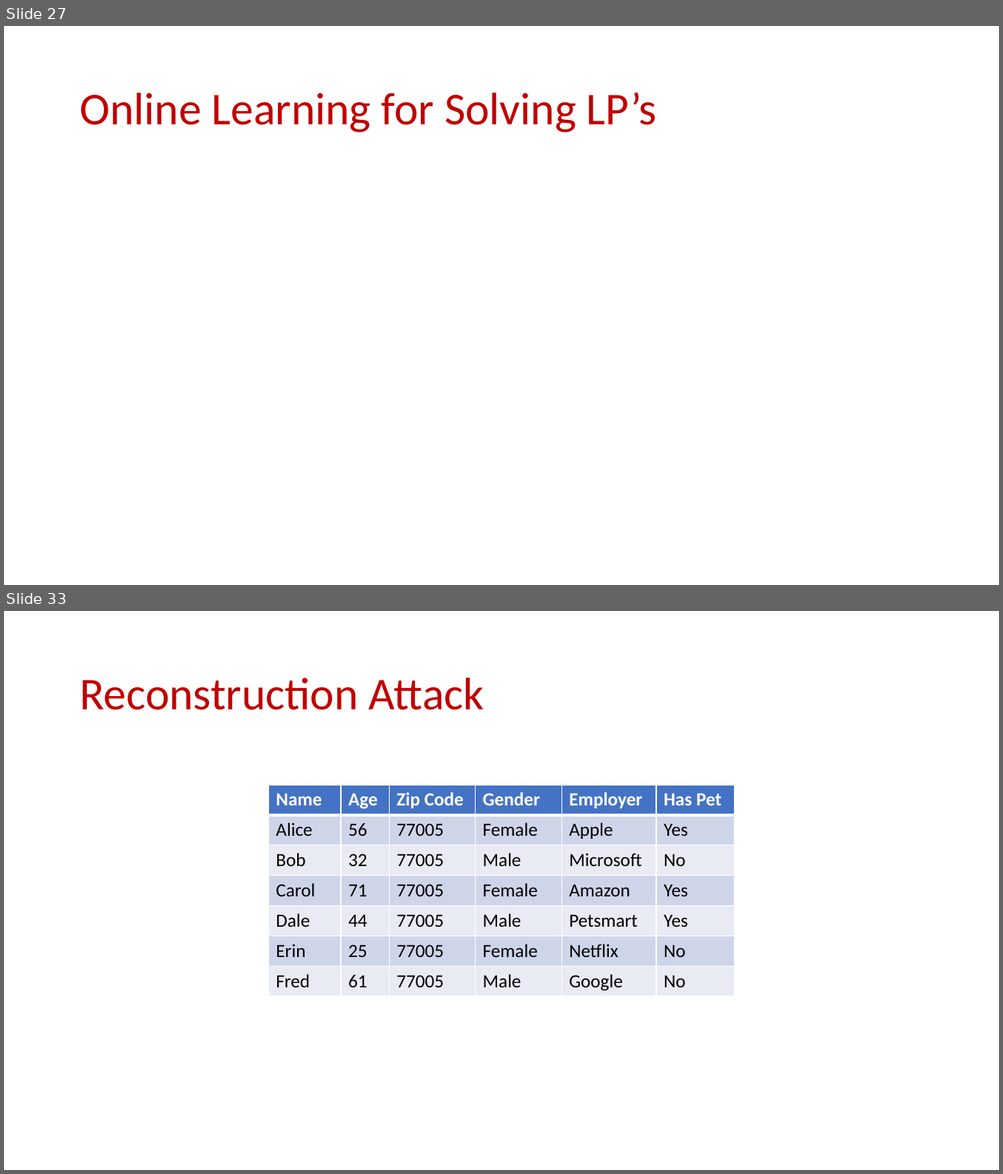
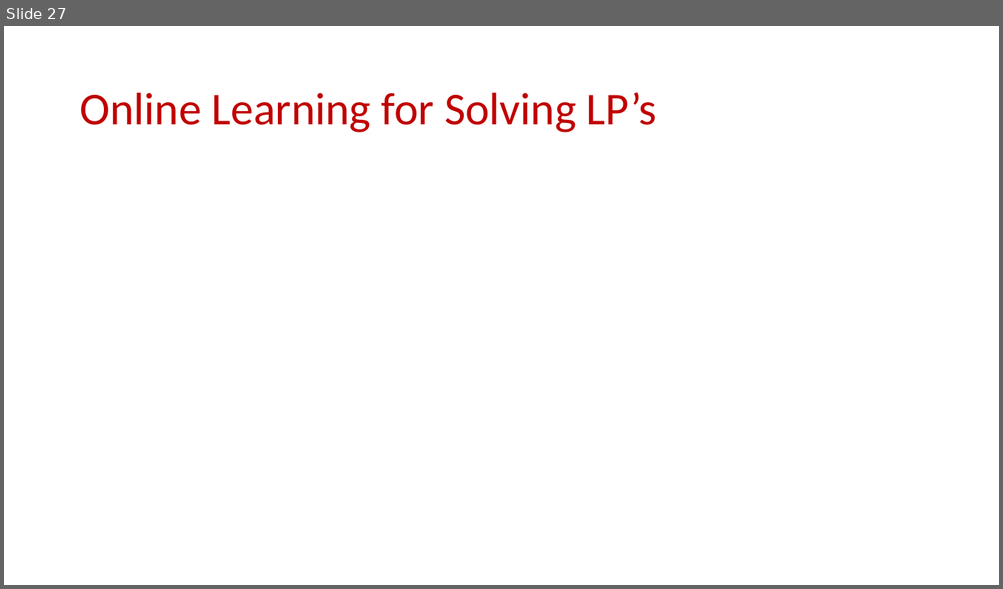
Before and after one commit to samsonzhou/samsonzhou.github.io, a slide deck: CSCE658-S24/L18.pptx. Shown one above the other, each under a label of ours: slides 27 and 33 before the commit, slide 27 after it; the slides between them are not shown. The pictures are 1003x1174 and 1003x589 pixels, drawn with LibreOffice and Linux fonts; fonts in the diff are those of the drawing; grey boxes stand for pictures. Boxes give left, top, right and bottom in pixels: in the first picture for what was removed or moved away, otherwise in the second. Text is boxed around its words. In the diff, an @@ line names an element or a change of style, - is before the commit and + after.

```diff
--- a/CSCE658-S24/L18.pptx
+++ b/CSCE658-S24/L18.pptx
@@ slide 33 removed at [4,611,999,1170], background #FFFFFF @@
@@ title removed at [79,678,484,710] @@
-Reconstruction Attack
@@ table removed at [269,785,735,997], 7 rows, 6 columns @@
-Name | Age | Zip Code | Gender | Employer | Has Pet
-Alice | 56 | 77005 | Female | Apple | Yes
-Bob | 32 | 77005 | Male | Microsoft | No
-Carol | 71 | 77005 | Female | Amazon | Yes
-Dale | 44 | 77005 | Male | Petsmart | Yes
-Erin | 25 | 77005 | Female | Netflix | No
-Fred | 61 | 77005 | Male | Google | No
```
Also in this commit, not shown: 20 other slides removed, 7 other files.
